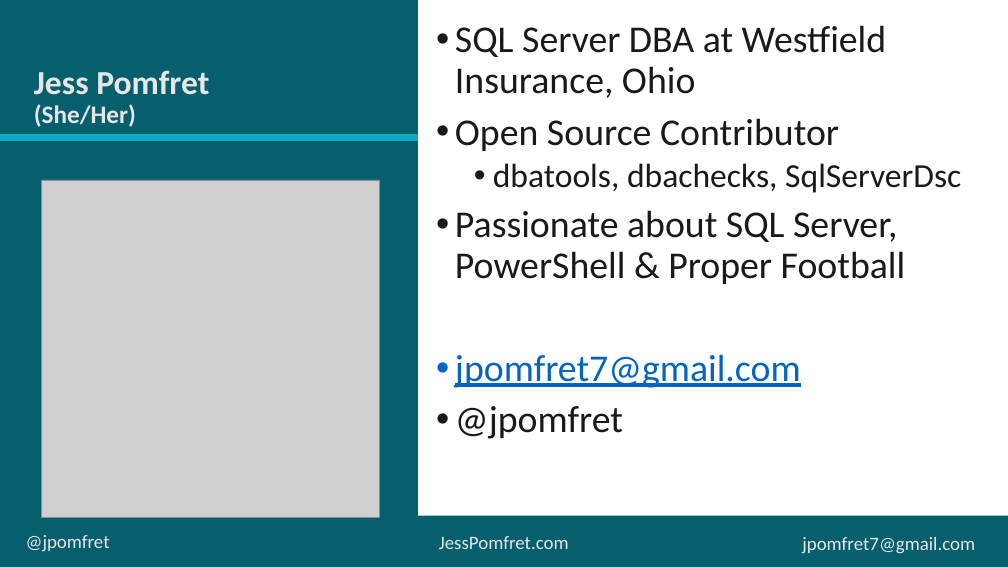
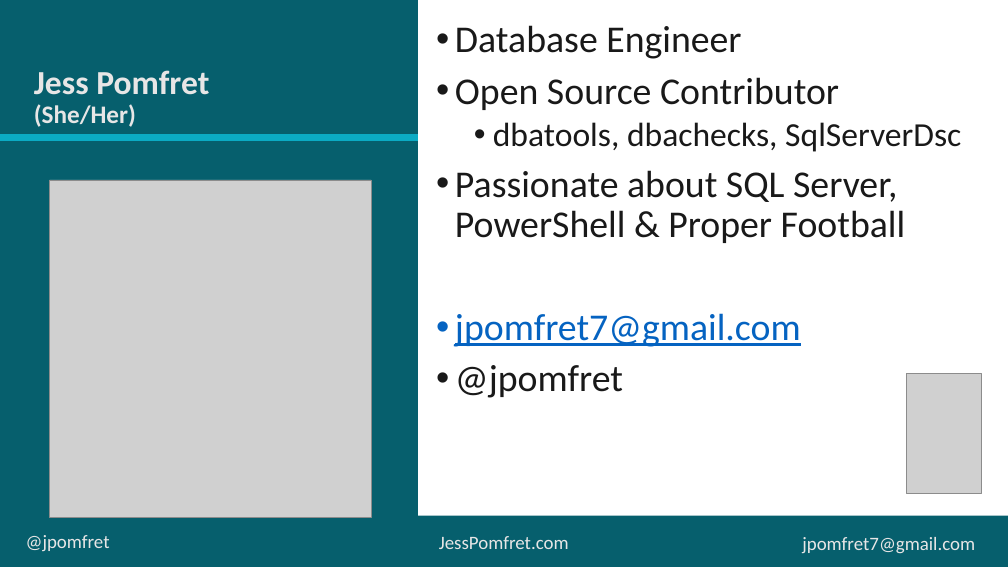
Before and after one commit to jpomfret/demos, a slide deck: slide 2 of LifeHacks_dbatools/LifeHacks_dbatools.pptx. Drawn at 1008x567 pixels with LibreOffice and Linux fonts; fonts in the diff are those of the drawing; grey boxes stand for pictures. Boxes give left, top, right and bottom in pixels: in the first picture for what was removed or moved away, otherwise in the second. Text is boxed around its words. In the diff, an @@ line names an element or a change of style, - is before the commit and + after.

```diff
--- a/LifeHacks_dbatools/LifeHacks_dbatools.pptx
+++ b/LifeHacks_dbatools/LifeHacks_dbatools.pptx
@@ text at (x1=455, y1=25, x2=741, y2=59): text changed @@
-• SQL Server DBA at Westfield Insurance, Ohio
+• Database Engineer
@@ picture resized from (x1=42, y1=180, x2=380, y2=518) to (x1=50, y1=180, x2=371, y2=518) @@
@@ picture added at (x1=907, y1=374, x2=982, y2=493) @@
```
Also in this commit, not shown: 1 other slide changed, 1 slide added.
